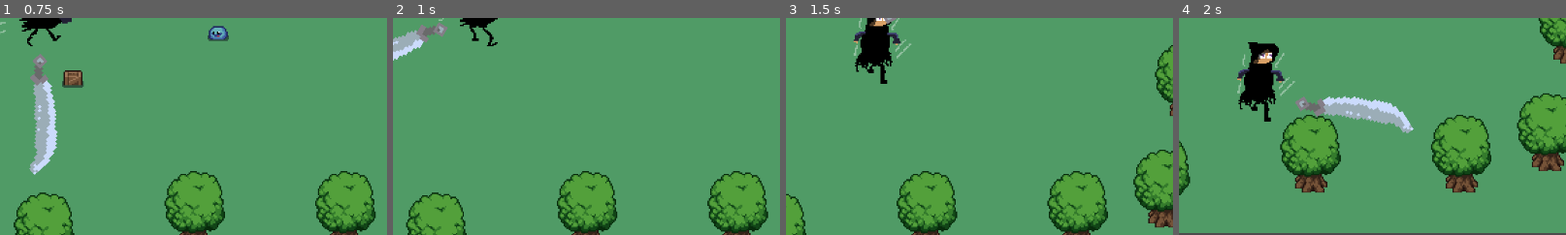
Above: before the commit, frames 1-4 (left to right).
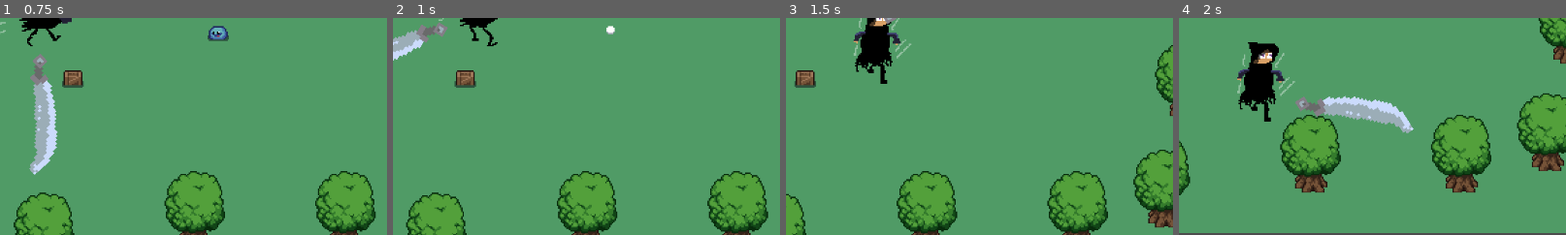
Above: after the commit, the same moments.

Repository: Powerkrieger/gmtk25
Game: Godot game, scene res://scenes/world_2d.tscn
Two runs of this game, one before a commit and one after it. Both use one fixed random seed, a clock stepped at 60 frames per second and the inputs below.
Inputs (mouse positions are % of the whole screen's width and height, from its top left):
- Up to frame 1 (0.75 s): tap Enter at 0.5 s; move the mouse to (72, 45) at 0.52 s; hold D (right) from 0.53 s (still down); click (72, 45) at 0.6 s
- Up to frame 2 (1 s): keep holding D (right)
- Up to frame 3 (1.5 s): move the mouse to (30, 55) at 1.27 s; release D (right) at 1.28 s; hold S (down) from 1.28 s (still down); click (30, 55) at 1.35 s
- Up to frame 4 (2 s): keep holding S (down)
The pictures show only the part of the screen within x 49-99%, y 50-100%; the shares and areas given below are measured in that part.

Frame 1 is identical in both runs. In frame 2, 0.5% of the frame differs, in the area x 15-58%, y 3-33%; in frame 3, 0.4%; in frame 4, nothing differs.

Commit message:
solve some warnings

Diff:
--- a/scenes/player-jazz.tscn
+++ b/scenes/player-jazz.tscn
@@ -434,7 +434,6 @@
 shape = SubResource("CapsuleShape2D_dqkch")
 disabled = true
 
-[node name="Sword" parent="." node_paths=PackedStringArray("player") instance=ExtResource("4_2y6s8")]
-player = NodePath("..")
+[node name="Sword" parent="." instance=ExtResource("4_2y6s8")]
 
 [editable path="HitboxPivot/Hitbox"]
--- a/scenes/sword.tscn
+++ b/scenes/sword.tscn
@@ -45,7 +45,7 @@
 tracks/0/interp = 1
 tracks/0/loop_wrap = true
 tracks/0/keys = {
-"times": PackedFloat32Array(0, 0.15, 0.5),
+"times": PackedFloat32Array(0, 0.2, 0.3),
 "transitions": PackedFloat32Array(1, 1, 1),
 "update": 1,
 "values": [true, false, true]
--- a/scripts/crate.gd
+++ b/scripts/crate.gd
@@ -10,5 +10,5 @@
 	queue_free()
 
 
-func _on_hurtbox_area_entered(area: Area2D) -> void:
+func _on_hurtbox_area_entered(_area: Area2D) -> void:
 	create_grass_effect()
--- a/scripts/enemy_slime.gd
+++ b/scripts/enemy_slime.gd
@@ -1,5 +1,6 @@
 extends CharacterBody2D
 
+const CRATE_EFFECT = preload("res://scenes/crate_effect.tscn")
 const SPEED: int = 125
 var direction: Vector2 = Vector2.ZERO
 var chase: bool = false
@@ -7,7 +8,8 @@
 @onready var animation_tree: AnimationTree = $AnimationTree
 @onready var nav: NavigationAgent2D = $NavigationAgent2D
 
-func _physics_process(delta: float) -> void:
+
+func _physics_process(_delta: float) -> void:
 	if chase:
 		nav.target_position = player.global_position
 		var current_agent_position: Vector2 = global_position
@@ -24,10 +26,15 @@
 	player = body
 	chase = true
 
-func _on_chase_area_body_exited(body: Node2D) -> void:
+func _on_chase_area_body_exited(_body: Node2D) -> void:
 	chase = false
 	player = null
 
+func create_grass_effect() -> void:
+	var crate_effect = CRATE_EFFECT.instantiate()
+	get_tree().root.add_child(crate_effect)
+	crate_effect.global_position = global_position
+	queue_free()
 
-func _on_hurtbox_area_entered(area: Area2D) -> void:
-	queue_free()
+func _on_hurtbox_area_entered(_area: Area2D) -> void:
+	create_grass_effect()
--- a/scripts/sword.gd
+++ b/scripts/sword.gd
@@ -1,8 +1,5 @@
 extends Node2D
 
-@export var player: CharacterBody2D
-@onready var sprite_2d: Sprite2D = $Sprite2D
-@onready var hitbox: Area2D = $Sprite2D/Hitbox
 @onready var animation_player: AnimationPlayer = $AnimationPlayer
 
 var is_attacking: bool = false
@@ -16,5 +13,5 @@
 		animation_player.play("slash")
 		is_attacking = true
 
-func _on_animation_player_animation_finished(anim_name: StringName) -> void:
+func _on_animation_player_animation_finished(_anim_name: StringName) -> void:
 	is_attacking = false
